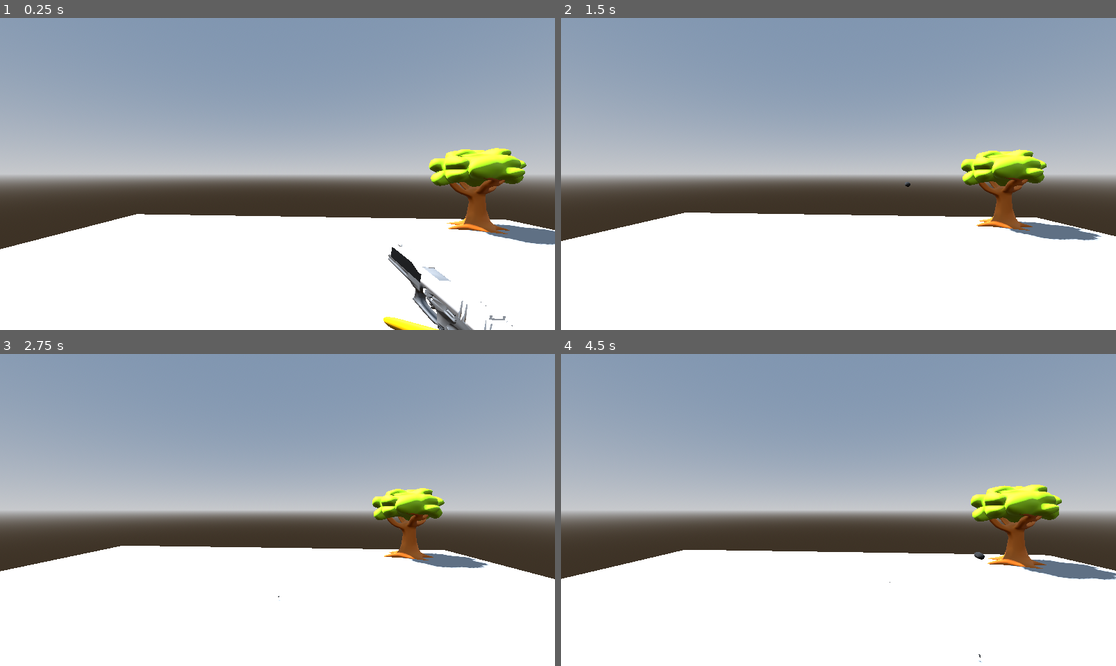
Above: before the commit, frames 1-4 (two rows, left to right).
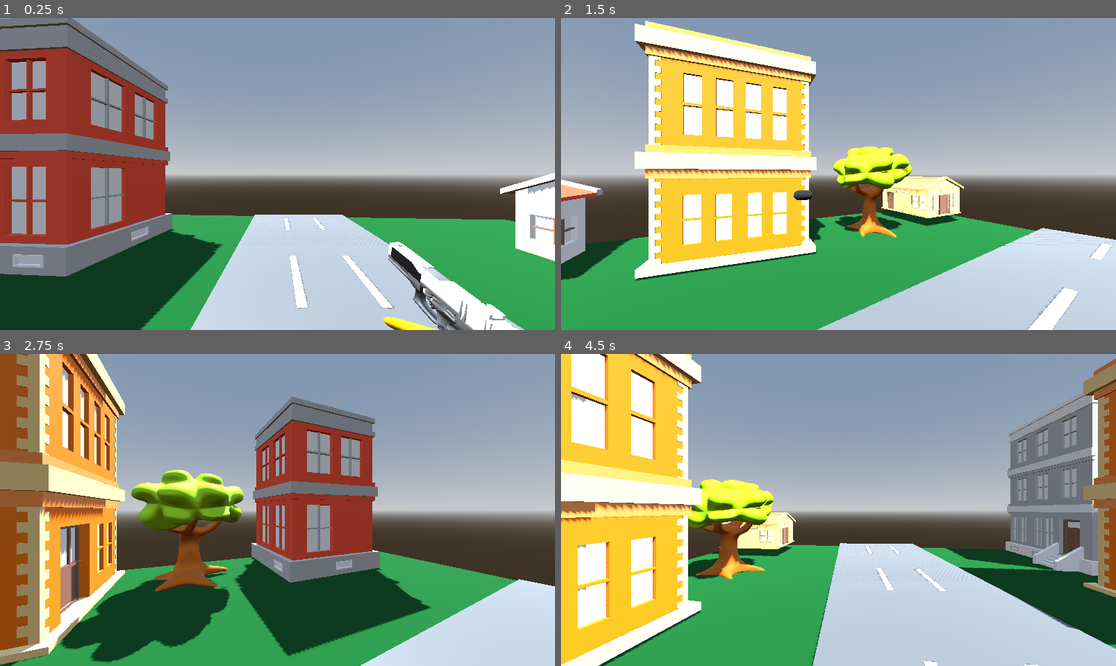
Above: after the commit, the same moments.

Repository: Bjolek/ShuterBlender
Game: Godot game, scene res://node_3d.tscn
The game is run twice, just before and just after one commit, with the same random seed, the same clock (stepped at 60 frames per second) and the same inputs.
Inputs (mouse positions are in pixels of both pictures, inside the frame that each line leads up to):
- Up to frame 1 (0.25 s): no input
- Up to frame 2 (1.5 s): tap Enter (ui_accept) at 0.5, 0.77 s; move the mouse to (960, 158) at 0.52 s; hold Right (ui_right) 0.53-1.28 s; tap E (get gun) at 0.6 s; move the mouse to (727, 189) at 1.27 s; hold Down (ui_down) from 1.28 s (still down); click (727, 189) at 1.35 s
- Up to frame 3 (2.75 s): tap Enter (ui_accept) at 1.52 s; move the mouse to (333, 441) at 2.02 s; release Down (ui_down) at 2.03 s; hold Right (ui_right) from 2.03 s (still down); tap E (get gun) at 2.1 s
- Up to frame 4 (4.5 s): move the mouse to (810, 572) at 2.77 s; release Right (ui_right) at 2.78 s; hold Up (ui_up) 2.78-3.53 s; click (810, 572) at 2.85 s; tap Enter (ui_accept) at 3.02, 3.77 s; move the mouse to (1005, 556) at 3.52 s; hold Left (ui_left) from 3.53 s (still down); tap E (get gun) at 3.6 s; move the mouse to (672, 463) at 4.27 s; click (672, 463) at 4.35 s

The runs differ from the first frame. In frame 1, 52% of the frame differs, in the area x 0-100%, y 0-100%; in frame 2, 55%; in frame 3, 63%; in frame 4, 62%.

Commit message:
fullcity

Diff:
--- a/shuter/character_body_3d.gd
+++ b/shuter/character_body_3d.gd
@@ -37,8 +37,23 @@
 
 	move_and_slide()
 
+var rot_y = 0.0
+var rot_x = 0.0
+var rot = 0.1
+
+func _ready():
+	Input.set_mouse_mode(Input.MOUSE_MODE_CAPTURED)
 
 func _input(event):
+
+	if event is  InputEventMouseMotion:
+		rot_y -= event.relative.x * rot
+		rot_x -= event.relative.y * rot
+		transform.basis = Basis(Vector3(0,1,0), rot_y)
+
+	if Input.is_action_just_pressed("mouse_change"):
+		Input.set_mouse_mode(Input.MOUSE_MODE_VISIBLE)
+
 	if Input.is_action_just_pressed("get gun"):
 		anima_player.play("get_gun_001")
 		GUN = true
--- a/shuter/node_3d.tscn
+++ b/shuter/node_3d.tscn
@@ -1,9 +1,14 @@
-[gd_scene load_steps=11 format=3 uid="uid://b1bj5yp5rsg0p"]
+[gd_scene load_steps=17 format=3 uid="uid://b1bj5yp5rsg0p"]
 
-[ext_resource type="PackedScene" uid="uid://yj1ygoc88osh" path="res://home.tscn" id="1_rlt4y"]
+[ext_resource type="PackedScene" uid="uid://bon4iiujm2uc7" path="res://building1.glb" id="1_2j5bc"]
 [ext_resource type="Script" path="res://character_body_3d.gd" id="2_8jhu1"]
 [ext_resource type="PackedScene" uid="uid://bthy3vacw4ou5" path="res://gun.glb" id="3_t8l2w"]
 [ext_resource type="PackedScene" uid="uid://bg6cknaitgu32" path="res://tree.glb" id="4_1yc77"]
+[ext_resource type="PackedScene" uid="uid://d1direwpsq3cn" path="res://building2.glb" id="5_446wc"]
+[ext_resource type="PackedScene" uid="uid://dh4togyvnd37e" path="res://building3.glb" id="6_0gd50"]
+[ext_resource type="PackedScene" uid="uid://bdp0l03iivb8e" path="res://building4.glb" id="7_yh85y"]
+[ext_resource type="PackedScene" uid="uid://1jvyx1f18yi2" path="res://building5.glb" id="8_pu0db"]
+[ext_resource type="PackedScene" uid="uid://chyhojk670313" path="res://road2.glb" id="9_it44v"]
 
 [sub_resource type="ProceduralSkyMaterial" id="ProceduralSkyMaterial_8bd35"]
 sky_horizon_color = Color(0.64625, 0.65575, 0.67075, 1)
@@ -20,7 +25,12 @@
 [sub_resource type="BoxShape3D" id="BoxShape3D_y7hg5"]
 size = Vector3(69.6523, 1, 60.3726)
 
+[sub_resource type="StandardMaterial3D" id="StandardMaterial3D_14rnd"]
+albedo_color = Color(8.90419e-07, 0.308951, 0.113902, 1)
+heightmap_enabled = true
+
 [sub_resource type="BoxMesh" id="BoxMesh_rcx88"]
+material = SubResource("StandardMaterial3D_14rnd")
 size = Vector3(30, 1, 50)
 
 [sub_resource type="CapsuleShape3D" id="CapsuleShape3D_anlbb"]
@@ -47,8 +57,8 @@
 transform = Transform3D(2.50812, 0, -1.49012e-08, 0, 0.947275, 0, 8.9407e-08, 0, 1.31936, 0, -0.166529, 3.21297)
 mesh = SubResource("BoxMesh_rcx88")
 
-[node name="Home" parent="StaticBody3D" instance=ExtResource("1_rlt4y")]
-transform = Transform3D(1, 0, 0, 0, 1, 0, 0, 0, 1, -32.666, -1, 29.2242)
+[node name="building1" parent="StaticBody3D" instance=ExtResource("1_2j5bc")]
+transform = Transform3D(-0.191176, 0, -4.82924, 0, 4.83303, 0, 4.82924, 0, -0.191176, -28.8019, 0, -23.0606)
 
 [node name="CharacterBody3D" type="CharacterBody3D" parent="."]
 transform = Transform3D(1, 0, 0, 0, 1, 0, 0, 0, 1, 0, 5.77733, 0)
@@ -143,16 +153,28 @@
 [node name="RayCast3D" type="RayCast3D" parent="CharacterBody3D"]
 transform = Transform3D(2.22681, 0, 0, 0, 1, 0, 0, 0, 0.880359, 1.9404, -0.124787, 0.781089)
 
-[node name="Home" parent="." instance=ExtResource("1_rlt4y")]
-transform = Transform3D(1, 0, 0, 0, 1, 0, 0, 0, 1, -22.666, -1, 29.2242)
+[node name="tree" parent="." instance=ExtResource("4_1yc77")]
+transform = Transform3D(2.63794, 0, -2.68221e-07, 0, 3.71609, 0, 8.9407e-08, 0, 3.65556, -18.057, 0, 25.7415)
 
-[node name="Home2" parent="." instance=ExtResource("1_rlt4y")]
-transform = Transform3D(-0.999896, 0, -0.0143985, 0, 1, 0, 0.0143985, 0, -0.999896, -22.2951, -0.756956, -23.8648)
+[node name="building2" parent="." instance=ExtResource("5_446wc")]
+transform = Transform3D(7.014, 0, -5.96046e-08, 0, 7.014, 0, 5.96046e-08, 0, 7.014, -8.18455, 0, -20.29)
 
-[node name="Home3" parent="." instance=ExtResource("1_rlt4y")]
-transform = Transform3D(-0.999896, 0, -0.0143985, 0, 1, 0, 0.0143985, 0, -0.999896, -32.2941, -0.756956, -23.7208)
+[node name="building3" parent="." instance=ExtResource("6_0gd50")]
+transform = Transform3D(6.16978, 0, -5.96046e-08, 0, 6.16977, 0, 5.96046e-08, 0, 6.16978, 24.1169, 0, -23.7081)
 
-[node name="tree" parent="." instance=ExtResource("4_1yc77")]
-transform = Transform3D(2.63794, 0, -2.08616e-07, 0, 3.71609, 0, 0, 0, 3.65556, 31.6725, 0, 26.1052)
+[node name="building4" parent="." instance=ExtResource("7_yh85y")]
+transform = Transform3D(-0.0944577, 0, 4.88389, 0, 4.8848, 0, -4.88389, 0, -0.0944577, 17.9621, 0, 28.3963)
+
+[node name="building5" parent="." instance=ExtResource("8_pu0db")]
+transform = Transform3D(-0.04138, 0, 3.32506, 0, 3.32532, 0, -3.32506, 0, -0.04138, -29.6873, 1.51926, 35.0427)
+
+[node name="tree2" parent="." instance=ExtResource("4_1yc77")]
+transform = Transform3D(0.127674, 0, -3.59499, 0, 3.59725, 0, 3.59499, 0, 0.127674, 5.35702, 0.54171, -21.704)
+
+[node name="building6" parent="." instance=ExtResource("5_446wc")]
+transform = Transform3D(-0.658405, 0, -6.11938, 0, 6.1547, 0, 6.11938, 0, -0.658405, -2.59462, 0.474259, 30.3625)
+
+[node name="road2" parent="." instance=ExtResource("9_it44v")]
+transform = Transform3D(-2.26955, 0, -0.100259, 0, 0.996691, 0, 0.164354, 0, -1.38447, -0.621324, 0.890297, 6.0825)
 
 [editable path="CharacterBody3D/gun"]
Binary file added: shuter/road2.glb
Not shown, added: shuter/road2.glb.import
